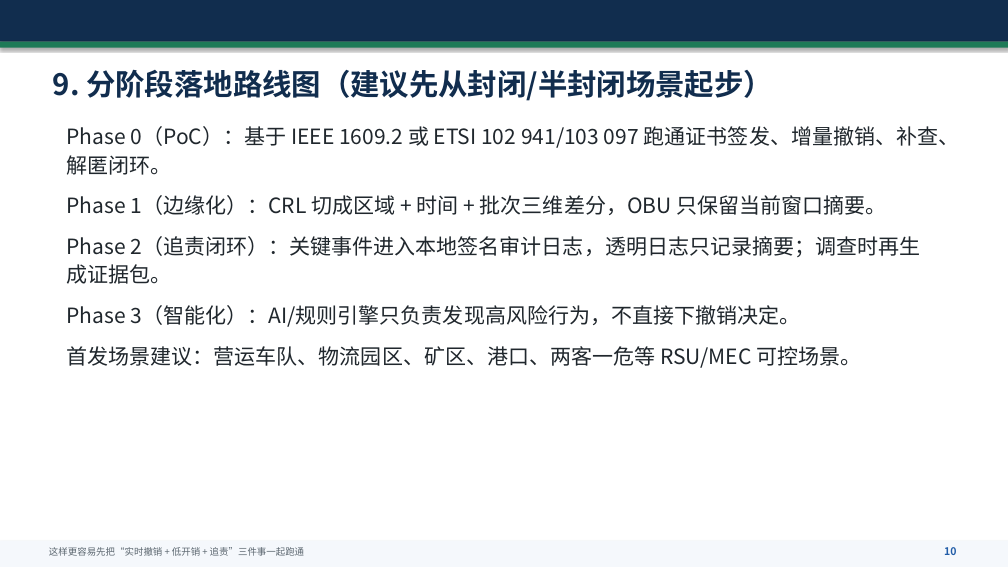
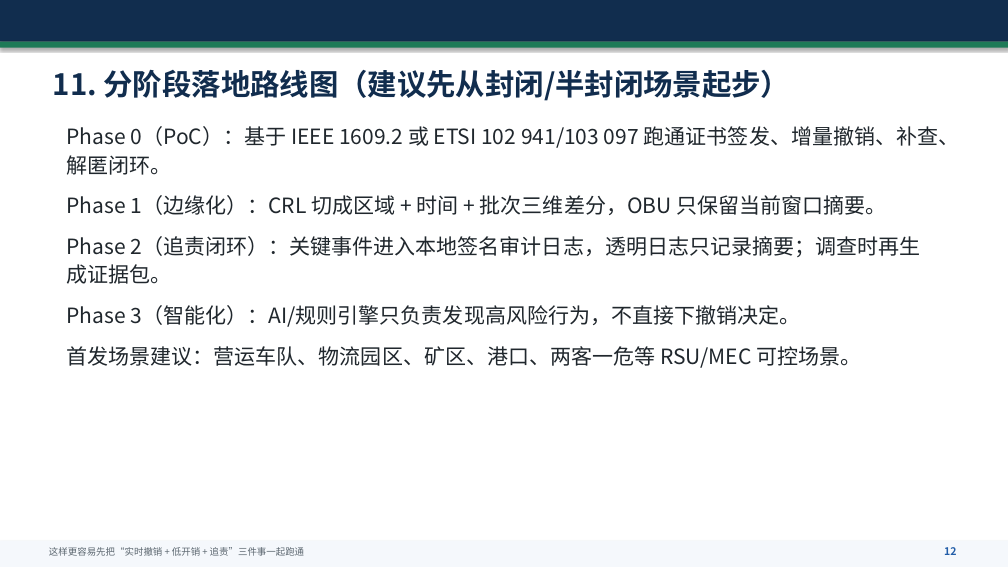
Before and after one commit to zhang10225/EATI, a slide deck: slide 12 of docs/vanet-eati-research.pptx (slide 10 before the commit). Drawn at 1008x567 pixels with LibreOffice and Linux fonts; fonts in the diff are those of the drawing. Boxes give left, top, right and bottom in pixels: in the first picture for what was removed or moved away, otherwise in the second. Text is boxed around its words. In the diff, an @@ line names an element or a change of style, - is before the commit and + after.

```diff
--- a/docs/vanet-eati-research.pptx
+++ b/docs/vanet-eati-research.pptx
@@ text at box(53, 69, 791, 101): text changed @@
-9. 分阶段落地路线图（建议先从封闭/半封闭场景起步）
+11. 分阶段落地路线图（建议先从封闭/半封闭场景起步）
@@ text at box(944, 547, 956, 555): text changed @@
-10
+12
```
Also in this commit, not shown: 11 other slides changed, 2 slides added, 1 other file.
